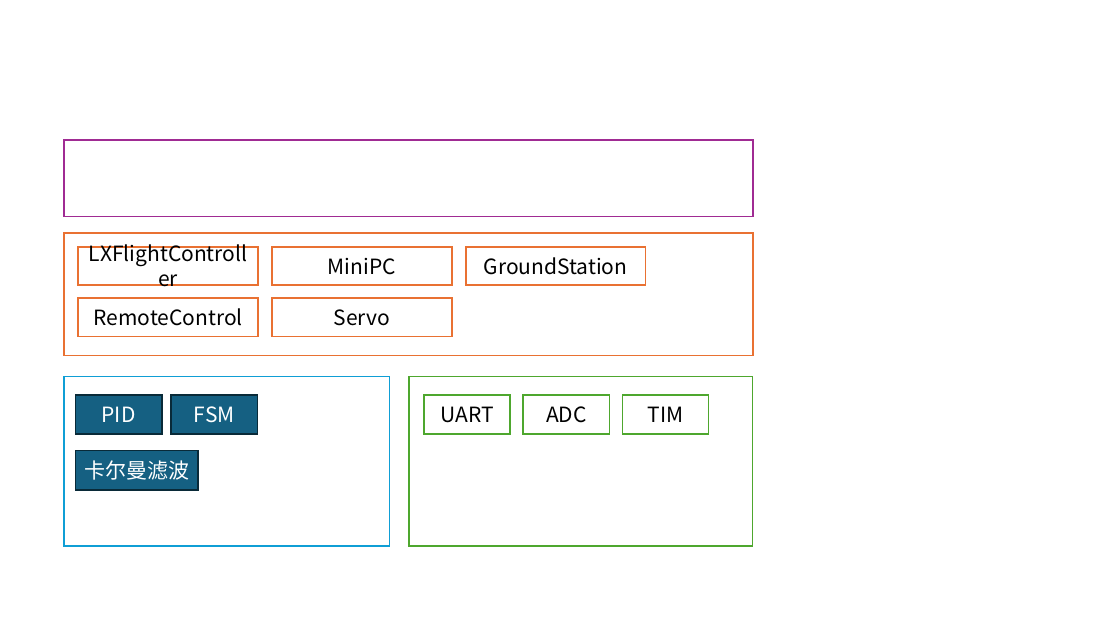
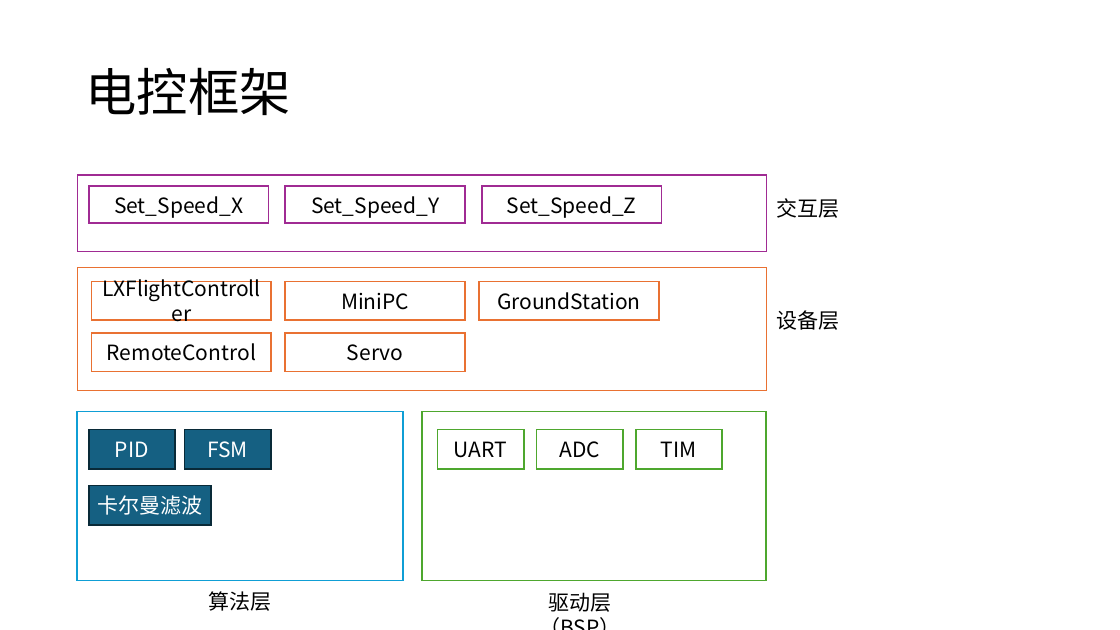
Before and after one commit to misaka2006/LXFlightControllerTemplate, a slide deck: slide 2 of Docs/凌霄飞控电控框架.pptx. Drawn at 1120x630 pixels with LibreOffice and Linux fonts; fonts in the diff are those of the drawing. Boxes give left, top, right and bottom in pixels: in the first picture for what was removed or moved away, otherwise in the second. Text is boxed around its words. In the diff, an @@ line names an element or a change of style, - is before the commit and + after.

Commit message:
加入滤波器与PID算法框架

```diff
--- a/Docs/凌霄飞控电控框架.pptx
+++ b/Docs/凌霄飞控电控框架.pptx
@@ title added at (85, 67, 290, 115), 44 pt, text #000000 @@
+电控框架
@@ rectangle: place and size @@
-rectangle at (65, 140, 754, 217)
+rectangle at (77, 175, 766, 251)
@@ rectangle added at (89, 187, 269, 223), fill #FFFFFF, outline #A02B93 1.5 pt, 18 pt, text #000000 @@
+Set_Speed_X
@@ rectangle added at (286, 187, 465, 223), fill #FFFFFF, outline #A02B93 1.5 pt, 18 pt, text #000000 @@
+Set_Speed_Y
@@ rectangle added at (482, 187, 662, 223), fill #FFFFFF, outline #A02B93 1.5 pt, 18 pt, text #000000 @@
+Set_Speed_Z
@@ text added at (776, 198, 839, 218), 18 pt, text #000000 @@
+交互层
@@ rectangle: place and size @@
-rectangle at (65, 233, 754, 355)
+rectangle at (77, 268, 766, 391)
@@ text added at (776, 310, 839, 330), 18 pt, text #000000 @@
+设备层
@@ 13 rectangles: place and size @@
-13 rectangles at (64, 247, 753, 545)
+13 rectangles at (77, 281, 765, 581)
@@ text added at (208, 591, 271, 611), 18 pt, text #000000 @@
+算法层
@@ text added at (548, 592, 611, 612), 18 pt, text #000000 @@
+驱动层（BSP）
```
Also in this commit, not shown: 1 other slide changed, 1 slide added, 5 other files.
